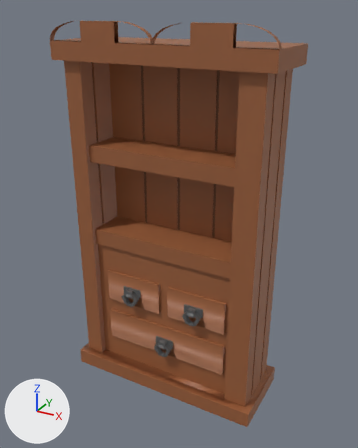
Before and after pictures for a commit that changed the FBX model Assets/Project/Art/Models/Props/Furniture/Cabinet.fbx.
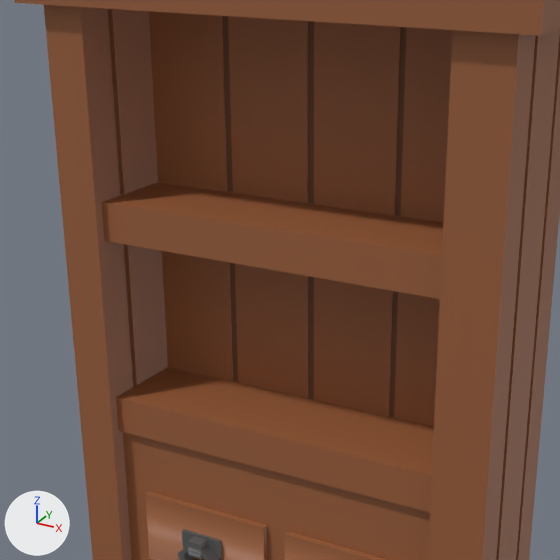
Each version is shown whole from a 50 mm lens placed at (12.492, 4.319, 2.598), pointed at (11.012, 7.009, 1.253), then close up on the part from 13% to 80% of the width and 13% to 67% of the height. Arrows for +X, +Y and +Z are at lower left; the lights stay in place. The older version's two pictures come first. Where no turn or scale is listed for an object, it has been applied to the vertices.

In view in the first close-up: 'BookShelf.001', 'Drawer_2', 'Drawer_3'.
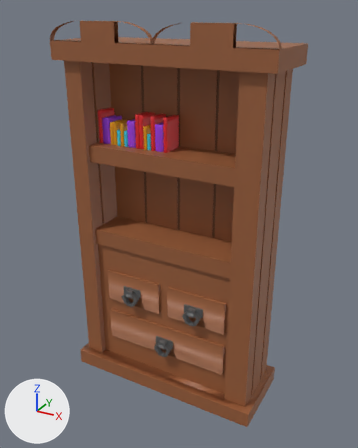
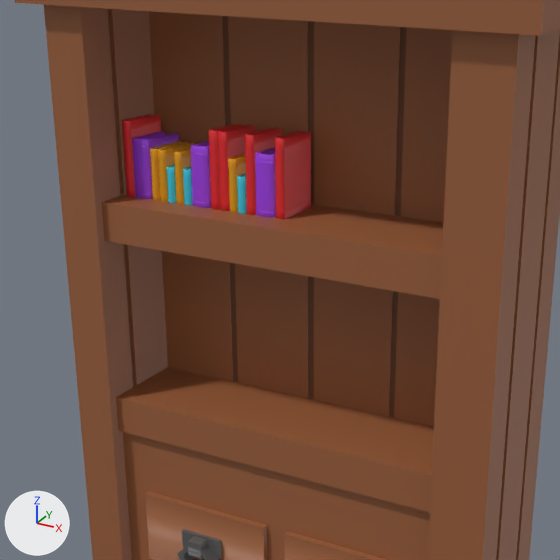
The newer file is also turned or shifted as a whole; pictures and numbers use the older file's frame.

Where the change shows, as pixel boxes (x1, y1, x2, y2) in the close-ups (560 x 560 px):
'Books_Line', added: after (122, 114, 311, 219)
    faces in mat_material_004 (red #e7262c): (122, 114, 311, 219)
    faces in mat_material_003 (purple #a040e7): (132, 131, 276, 218)
    faces in mat_cover_004 (orange #e79d06): (150, 141, 246, 212)
    faces in mat_cover_003 (cyan #3ccee7): (167, 165, 247, 214)

What changed in the scene script:
```text
Add mat_paper_006:
    mat_paper_006 = principled_material('Paper.006')
    mat_paper_006.base_color = (0.8, 0.741, 0.394)  # beige #e7dfa8
Add mat_cover_003:
    mat_cover_003 = principled_material('Cover.003')
    mat_cover_003.base_color = (0.045, 0.618, 0.8)  # cyan #3ccee7
Add mat_material_004:
    mat_material_004 = principled_material('Material.004')
    mat_material_004.base_color = (0.8, 0.0193, 0.0247)  # red #e7262c
Add mat_paper_005:
    mat_paper_005 = principled_material('Paper.005')
    mat_paper_005.base_color = (0.8, 0.741, 0.394)  # beige #e7dfa8
Add mat_cover_004:
    mat_cover_004 = principled_material('Cover.004')
    mat_cover_004.base_color = (0.8, 0.339, 0.00171)  # orange #e79d06
Add mat_material_003:
    mat_material_003 = principled_material('Material.003')
    mat_material_003.base_color = (0.351, 0.0505, 0.8)  # purple #a040e7
Add mat_paper_008:
    mat_paper_008 = principled_material('Paper.008')
    mat_paper_008.base_color = (0.8, 0.741, 0.394)  # beige #e7dfa8
Add mat_paper_007:
    mat_paper_007 = principled_material('Paper.007')
    mat_paper_007.base_color = (0.8, 0.741, 0.394)  # beige #e7dfa8
Add me_plane:
    me_plane.from_pydata(...)  # 3480 vertices, 3450 faces; spans x -0.001..0.523, y -0.007..0.143, z 0.0..0.22
    # faces by material slot: [564, 126, 564, 126, 940, 210, 752, 168]
    me_plane.materials.append(mat_cover_003)  # cyan #3ccee7
    me_plane.materials.append(mat_paper_005)  # beige #e7dfa8
    me_plane.materials.append(mat_material_003)  # purple #a040e7
    me_plane.materials.append(mat_paper_006)  # beige #e7dfa8
    me_plane.materials.append(mat_material_004)  # red #e7262c
    me_plane.materials.append(mat_paper_007)  # beige #e7dfa8
    me_plane.materials.append(mat_cover_004)  # orange #e79d06
    me_plane.materials.append(mat_paper_008)  # beige #e7dfa8
Add ob_books_line:
    ob_books_line = bpy.data.objects.new('Books_Line', me_plane)
    ob_books_line.location = (10.462, 6.912, 1.761)
```
